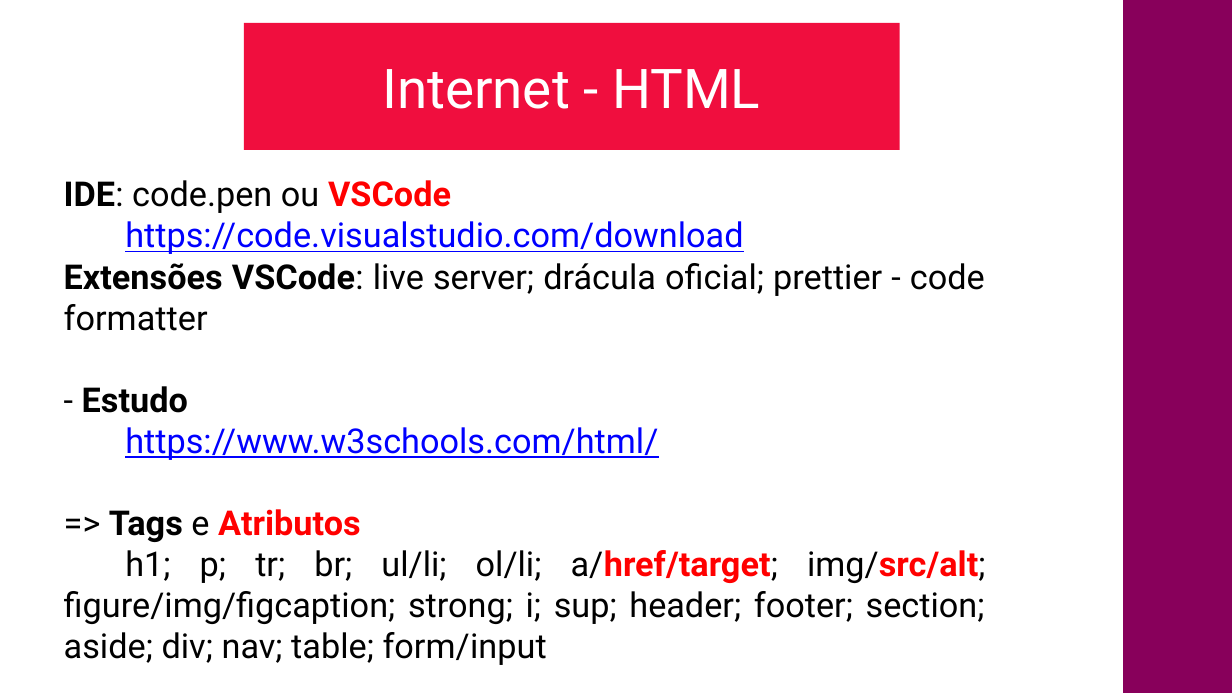
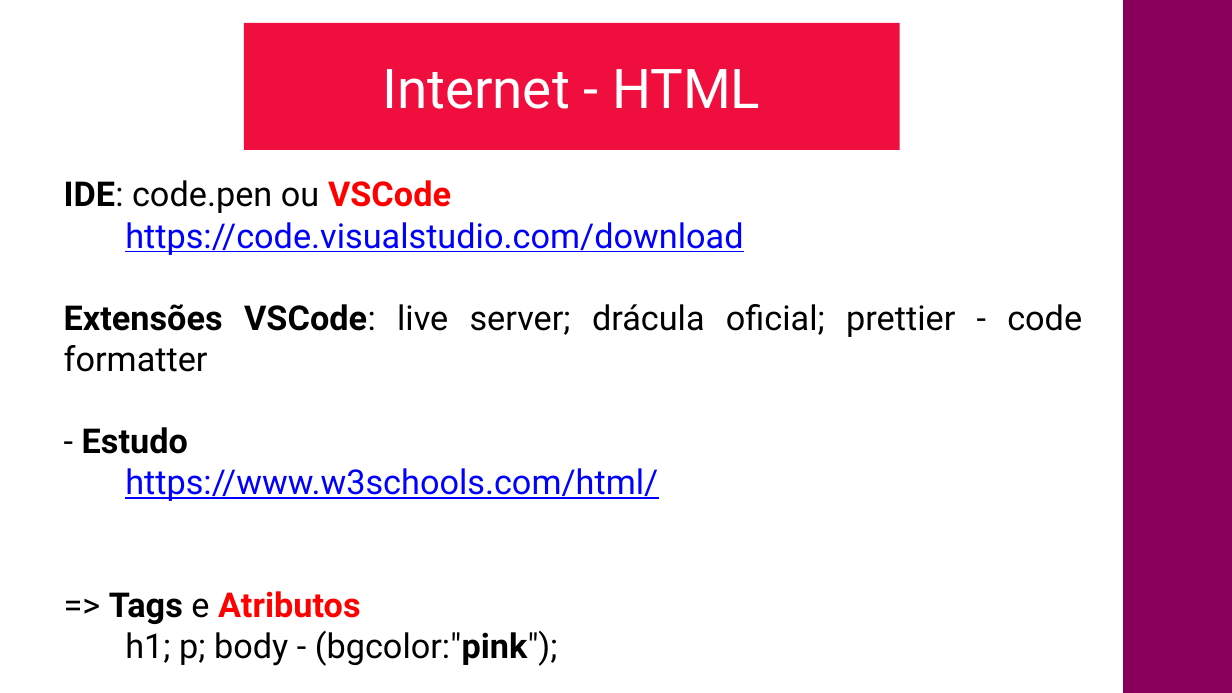
Before and after one commit to CloudEducationBrazil/nidyduqswyden, a slide deck: slide 3 of 01 Classes/Aula02- Internet HTML - Parte 1.pptx. Drawn at 1232x693 pixels with LibreOffice and Linux fonts; fonts in the diff are those of the drawing; background and template pictures are left out. Boxes give left, top, right and bottom in pixels: in the first picture for what was removed or moved away, otherwise in the second. Text is boxed around its words. In the diff, an @@ line names an element or a change of style, - is before the commit and + after.

```diff
--- a/01 Classes/Aula02- Internet HTML - Parte 1.pptx
+++ b/01 Classes/Aula02- Internet HTML - Parte 1.pptx
@@ text at <box>125,630,558,666</box>: text changed @@
-h1; p; tr; br; ul/li; ol/li; a/href/target; img/src/alt; figure/img/figcaption; strong; i; sup; header; footer; section; aside; div; nav; table; form/input
+h1; p; body - (bgcolor:"pink");
```
Also in this commit, not shown: 1 other slide changed, 13 other files.
